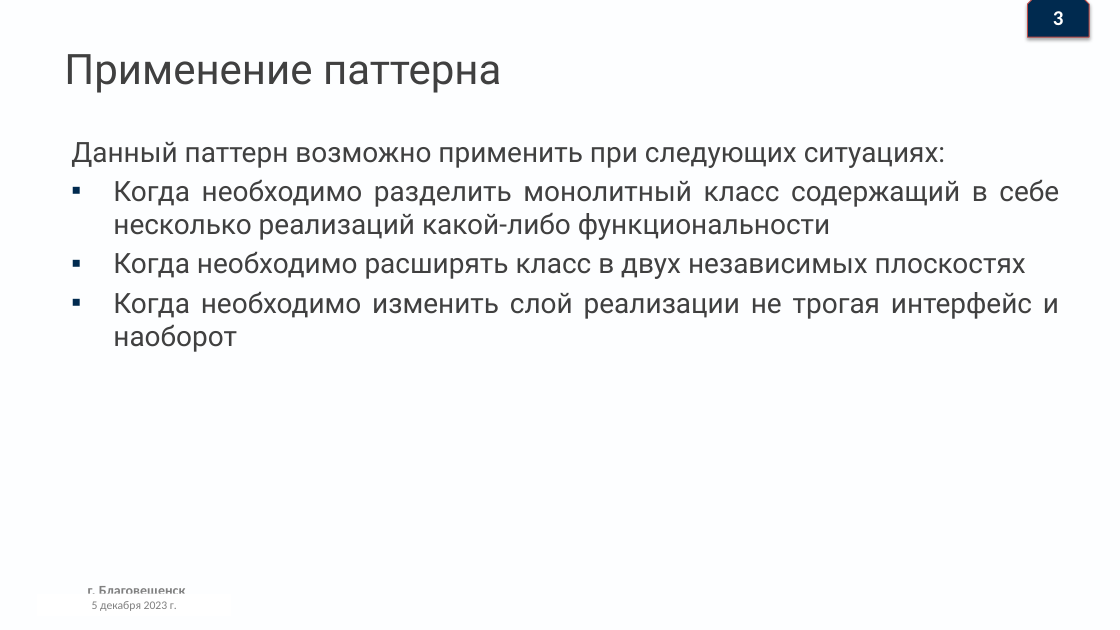
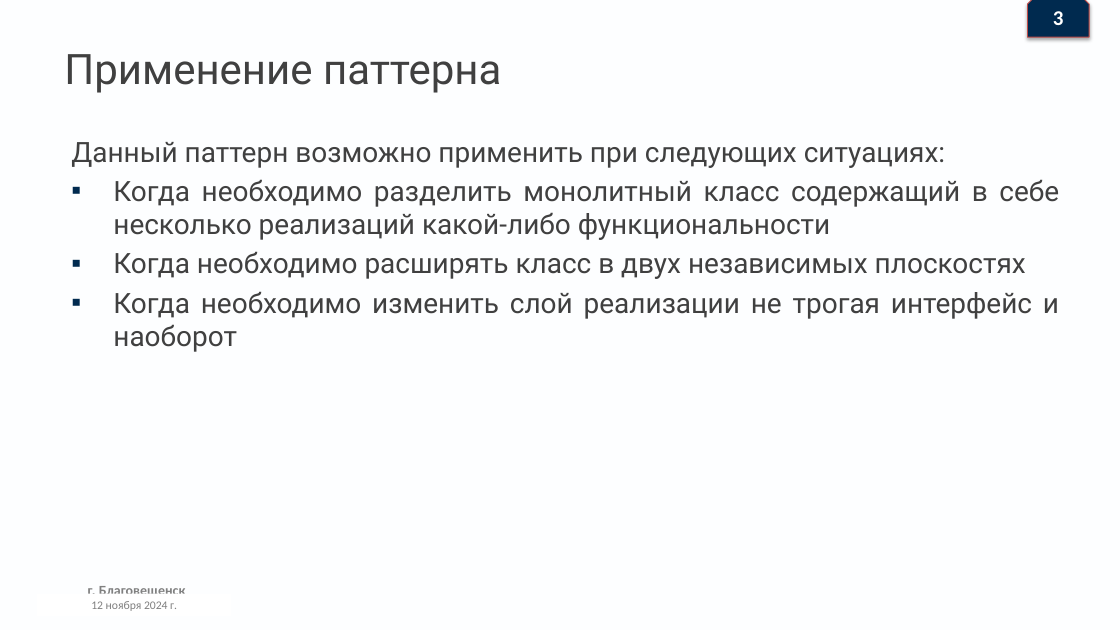
Before and after one commit to Denis-buh/Pattern-Bridge, a slide deck: slide 4 of Presentation/Презентация.pptx. Drawn at 1120x630 pixels with LibreOffice and Linux fonts; fonts in the diff are those of the drawing; background and template pictures are left out. Boxes give left, top, right and bottom in pixels: in the first picture for what was removed or moved away, otherwise in the second. Text is boxed around its words. In the diff, an @@ line names an element or a change of style, - is before the commit and + after.

```diff
--- a/Presentation/Презентация.pptx
+++ b/Presentation/Презентация.pptx
@@ text at [91, 601, 174, 611]: text changed @@
-5 декабря 2023 г.
+12 ноября 2024 г.
```
Also in this commit, not shown: 14 other slides changed.
